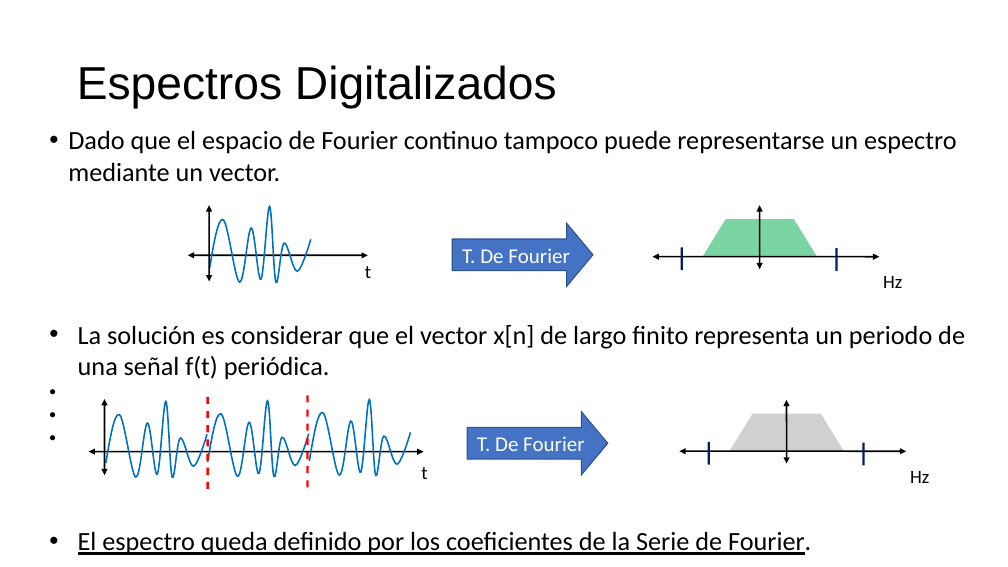
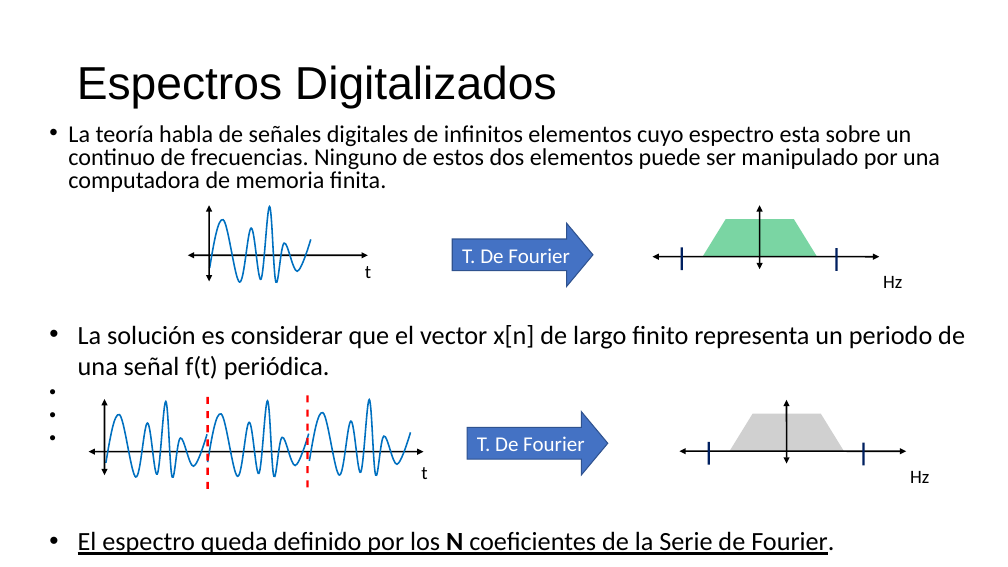
Before and after one commit to ferchaure/clase_wavelets, a slide deck: slide 11 of Introducción al Análisis Wavelet en Matlab.odp. Drawn at 1008x567 pixels with LibreOffice and Linux fonts; fonts in the diff are those of the drawing; grey boxes stand for pictures. Boxes give left, top, right and bottom in pixels: in the first picture for what was removed or moved away, otherwise in the second. Text is boxed around its words. In the diff, an @@ line names an element or a change of style, - is before the commit and + after.

```diff
--- a/Introducción al Análisis Wavelet en Matlab.odp
+++ b/Introducción al Análisis Wavelet en Matlab.odp
@@ text at (68,125,940,192): text changed; size 25 to 23 pt @@
-• Dado que el espacio de Fourier continuo tampoco puede representarse un espectro mediante un vector.
+• La teoría habla de señales digitales de infinitos elementos cuyo espectro esta sobre un continuo de frecuencias. Ninguno de estos dos elementos puede ser manipulado por una computadora de memoria finita.
@@ text in free at (78,531,834,555): text changed @@
-• El espectro queda definido por los coeficientes de la Serie de Fourier.
+• El espectro queda definido por los N coeficientes de la Serie de Fourier.
```
Also in this commit, not shown: 30 other slides changed, 2 slides added, 11 other files.
